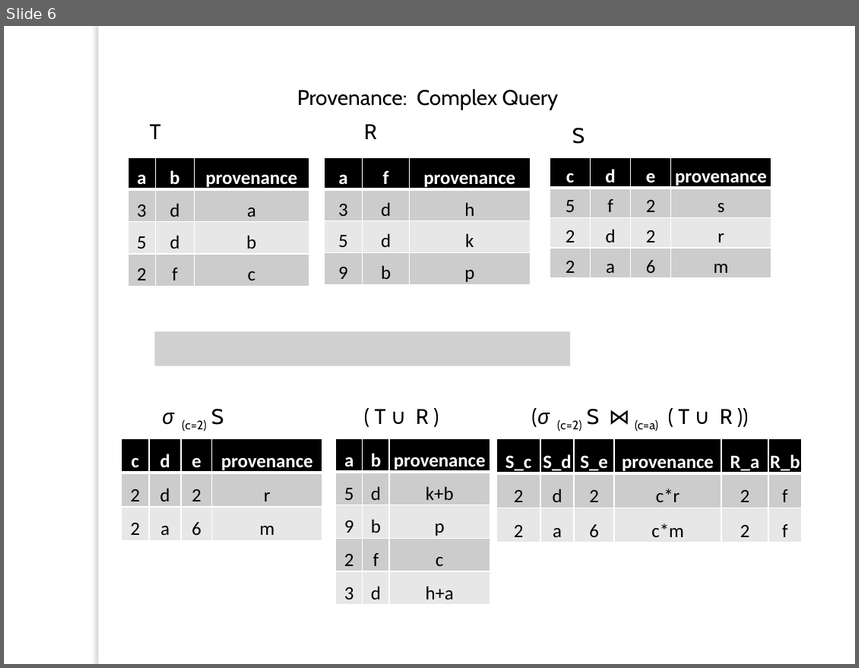
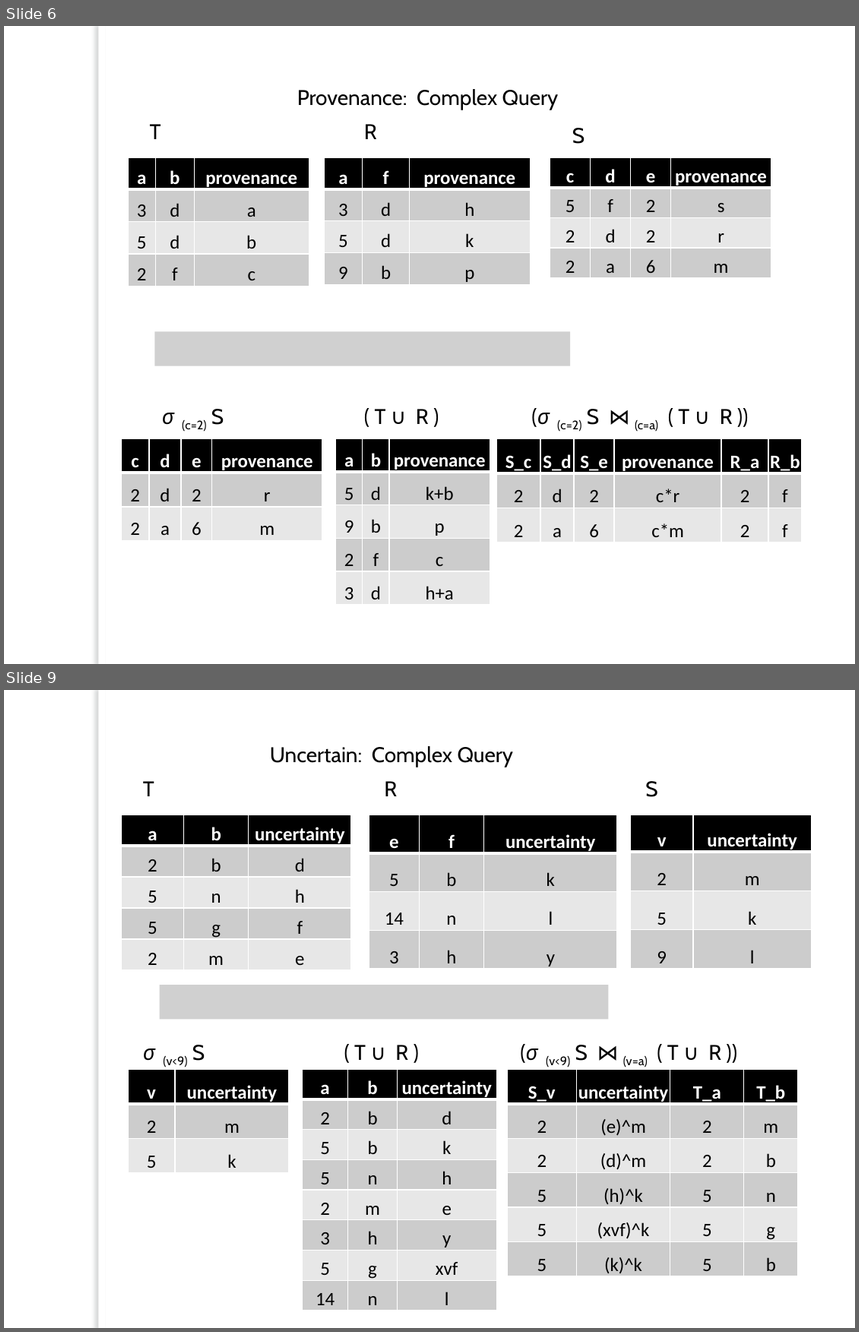
Before and after one commit to ZAsadi/MyRepository, a slide deck: Final_Presentation.pptx. Shown one above the other, each under a label of ours: slide 6 before the commit, slides 6 and 9 after it; the slides between them are not shown. The pictures are 859x668 and 859x1332 pixels, drawn with LibreOffice and Linux fonts; fonts in the diff are those of the drawing; grey boxes stand for pictures; background and template pictures are left out. Boxes give left, top, right and bottom in pixels: in the first picture for what was removed or moved away, otherwise in the second. Text is boxed around its words. In the diff, an @@ line names an element or a change of style, - is before the commit and + after.

Commit message:
uncertain examples added

```diff
--- a/Final_Presentation.pptx
+++ b/Final_Presentation.pptx
@@ slide 9 added at (4,690,855,1328), background picture (left out); not listed: 1 template element that a slide beside it also shows @@
@@ text added at (270,746,514,768), 18 pt, text #000000 @@
+Uncertain: Complex Query
@@ text added at (143,781,154,796), 18 pt, text #000000 @@
+T
@@ text added at (384,781,397,796), 18 pt, text #000000 @@
+R
@@ text added at (645,781,658,797), 18 pt, text #000000 @@
+S
@@ table added at (122,815,351,971), 5 rows, 3 columns @@
+a | b | uncertainty
+2 | b | d
+5 | n | h
+5 | g | f
+2 | m | e
@@ table added at (369,815,617,970), 4 rows, 3 columns @@
+e | f | uncertainty
+5 | b | k
+14 | n | l
+3 | h | y
@@ table added at (630,815,811,969), 4 rows, 2 columns @@
+v | uncertainty
+2 | m
+5 | k
+9 | l
@@ picture added at (160,986,609,1019) @@
@@ text added at (143,1045,205,1068), 18 pt, text #000000 @@
+σ (v<9) S
@@ text added at (354,1045,408,1060), 18 pt, text #000000 @@
+( T ∪ R )
@@ text added at (520,1044,721,1068), 18 pt, text #000000 @@
+(σ (v<9) S ⋈ (v=a) ( T ∪ R ))
@@ table added at (129,1070,289,1173), 3 rows, 2 columns @@
+v | uncertainty
+2 | m
+5 | k
@@ table added at (302,1070,496,1310), 8 rows, 3 columns @@
+a | b | uncertainty
+2 | b | d
+5 | b | k
+5 | n | h
+2 | m | e
+3 | h | y
+5 | g | xvf
+14 | n | l
@@ table added at (507,1070,797,1277), 6 rows, 4 columns @@
+S_v | uncertainty | T_a | T_b
+2 | (e)^m | 2 | m
+2 | (d)^m | 2 | b
+5 | (h)^k | 5 | n
+5 | (xvf)^k | 5 | g
+5 | (k)^k | 5 | b
```
Also in this commit, not shown: 1 slide changed, 2 other slides added.
